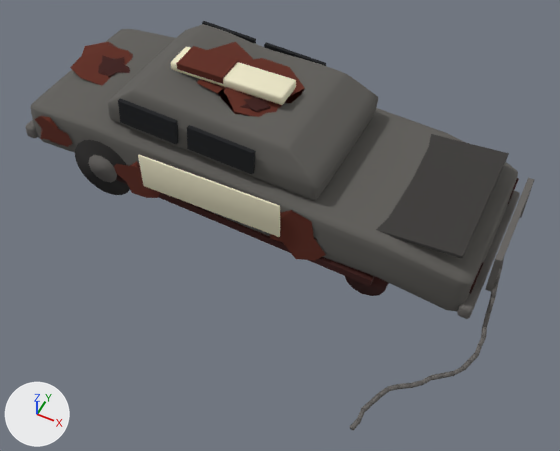
The glTF model reference/models/bohemia/patrol.glb, before and after one commit.
One viewpoint serves both versions: a camera (50 mm lens) standing at (2.71, -5.13, 5.85) and looking at (0.52, -0.74, 0.37). Lighting does not change. The marker at lower left points along +X, +Y and +Z. The first picture is the older version. Where no turn or scale is listed for an object, it has been applied to the vertices. Vertices at exactly the same position are counted once.

In view in the first picture: 'body_low', 'bonnet', 'cabin', 'door_white_-1', 'lens_red', 'lightbar', 'rust_0', 'rust_side_0_-1', 'sill_rot', 'tyre_-14_-7', 'window_-1_-7', 'window_-1_0' and 35 more.
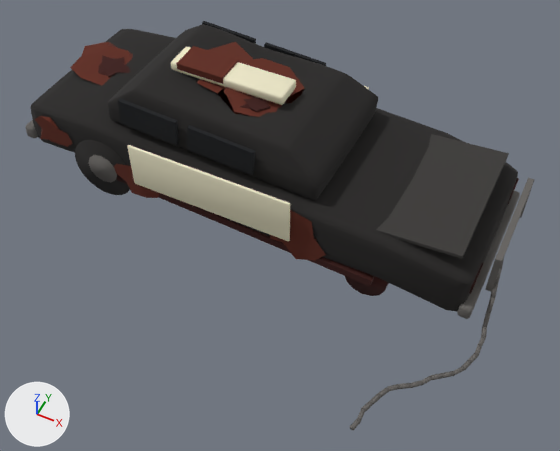
Where the change shows, as pixel boxes [x1, y1, x2, y2] in the pictures (560 x 451 px):
```json
{"object": "body_low", "change": "recoloured", "before": [31, 29, 518, 312], "after": [31, 29, 518, 312], "on screen": "dark grey to black"}
{"object": "cabin", "change": "recoloured", "before": [108, 24, 378, 200], "after": [108, 24, 378, 200], "on screen": "dark grey to black"}
{"object": "door_white_-1", "change": "reshaped", "before": [138, 154, 280, 237], "after": [127, 145, 290, 241], "on screen": "15% wider, 15% taller"}
```

Scene script edits in JSON lines:
```json
{"op": "set", "path": "mat_paint_teal.base_color", "old": "(0.117, 0.112, 0.102)", "new": "(0.0176, 0.016, 0.0152)", "note": "dark grey #605e5a -> black #242221"}
{"block": "me_cube_016", "where": "# used by ob_door_white__1; location = (0.0, 0.0, 0.0)"}
{"op": "remove", "block": "me_cube_016", "code": "me_cube_016.from_pydata(...)  # 44 vertices, 84 faces; spans x -0.9..0.6, y -0.91..-0.89, z 0.41..0.83"}
{"op": "add", "block": "me_cube_016", "code": "me_cube_016.from_pydata(...)  # 56 vertices, 108 faces; spans x -1.0..0.7, y -0.92..-0.89, z 0.41..0.91"}
{"block": "me_cube_016", "change": "me_cube_016 part 1: the whole mesh is rebuilt"}
```
